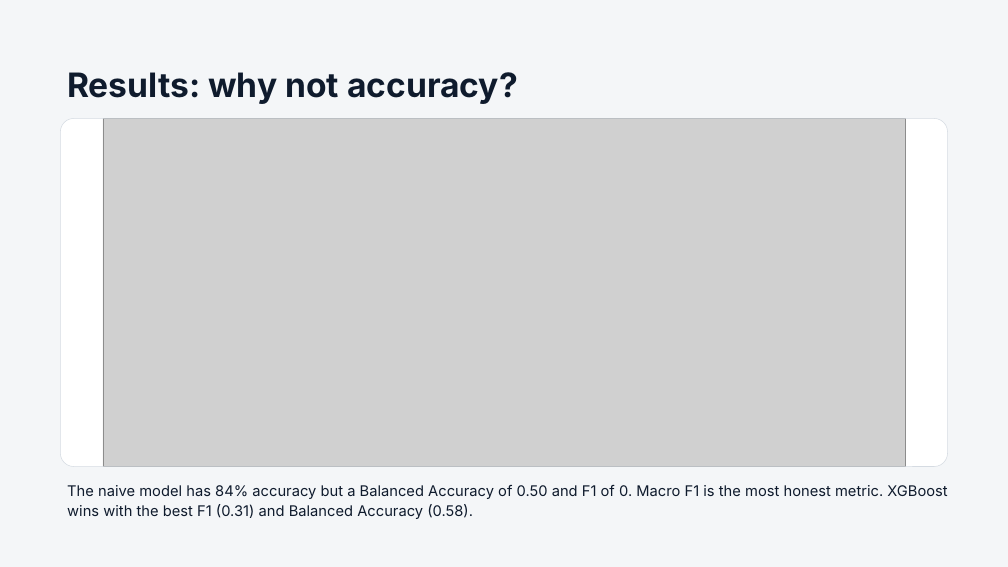
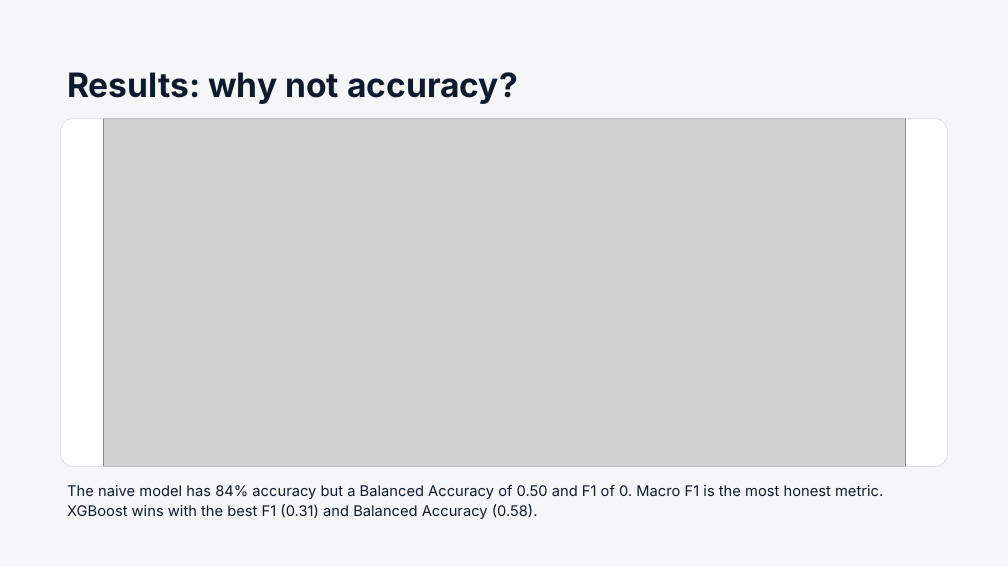
Before and after one commit to Nathan-Pinheiro/AC_hockey_predictions, a slide deck: slide 15 of Predicting NHL Head Coach Changes.pptx (slide 13 before the commit). Drawn at 1008x567 pixels with LibreOffice and Linux fonts; fonts in the diff are those of the drawing; grey boxes stand for pictures. Boxes give left, top, right and bottom in pixels: in the first picture for what was removed or moved away, otherwise in the second. Text is boxed around its words. In the diff, an @@ line names an element or a change of style, - is before the commit and + after.

```diff
--- a/Predicting NHL Head Coach Changes.pptx
+++ b/Predicting NHL Head Coach Changes.pptx
@@ text "The naive model has 84% ..." rewrapped from box(67, 485, 947, 519) to box(67, 485, 883, 519) @@
```
Also in this commit, not shown: 7 other slides changed, 1 slide added, 2 other files.
